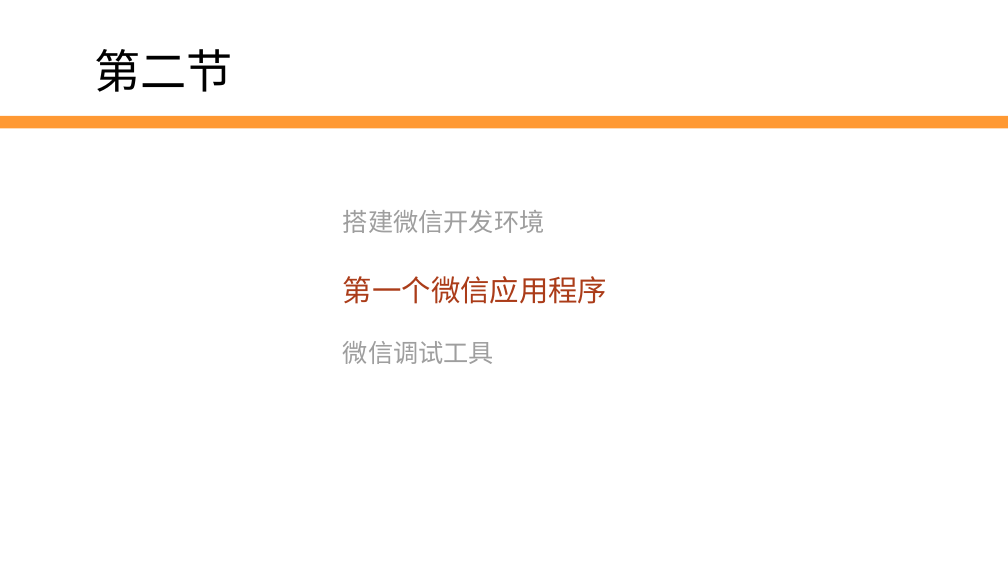
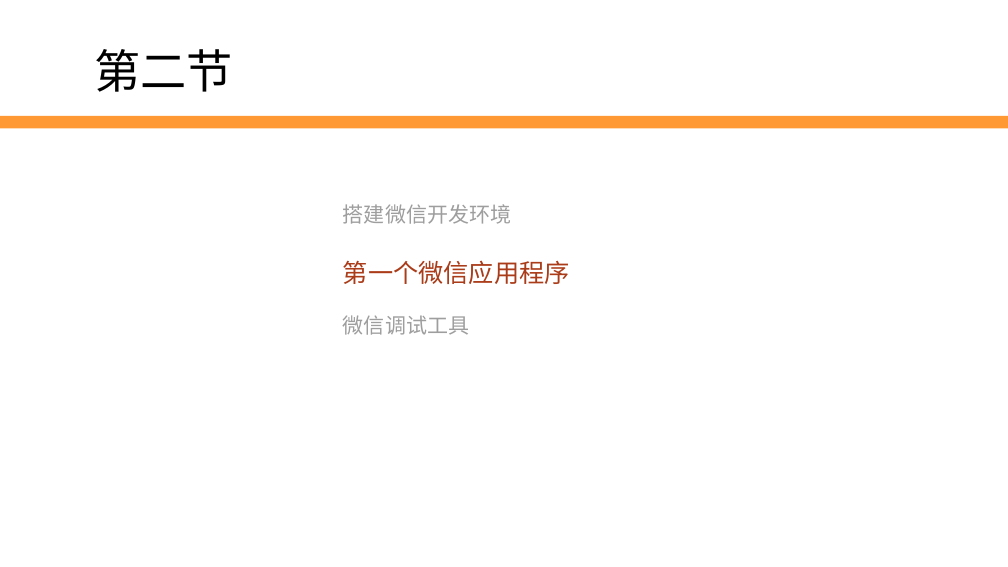
Before and after one commit to edu2act/2017-2018_1st_Wechat_Web_Programming, a slide deck: slide 18 of meterials/slides/ch03-wechat-dev-env-and-debug tools.pptx. Drawn at 1008x567 pixels with LibreOffice and Linux fonts; fonts in the diff are those of the drawing; background and template pictures are left out. Boxes give left, top, right and bottom in pixels: in the first picture for what was removed or moved away, otherwise in the second. Text is boxed around its words. In the diff, an @@ line names an element or a change of style, - is before the commit and + after.

```diff
--- a/meterials/slides/ch03-wechat-dev-env-and-debug tools.pptx
+++ b/meterials/slides/ch03-wechat-dev-env-and-debug tools.pptx
@@ text "搭建微信开发环境" at bbox=[343, 204, 570, 335]: size 24 to 20 pt in "搭建微信开发环境", "微信调试工具"; size 28 to 24 pt in "第一个微信应用程序" @@
```
Also in this commit, not shown: 3 other slides changed, 1 other file.
